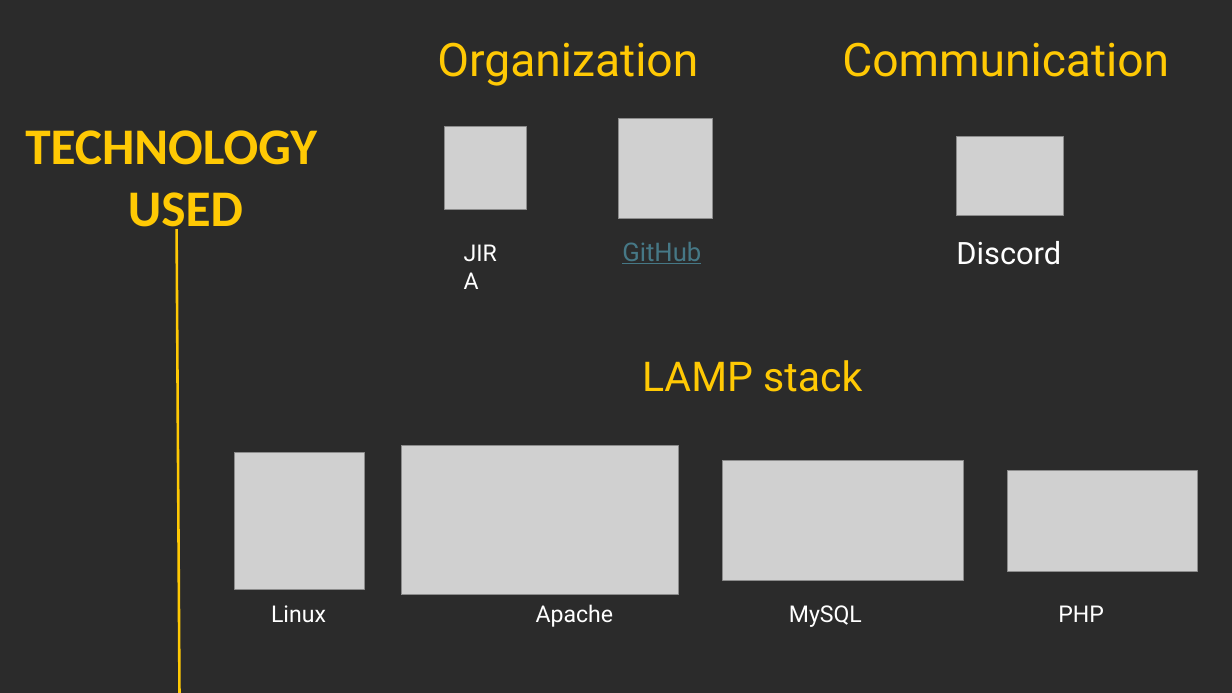
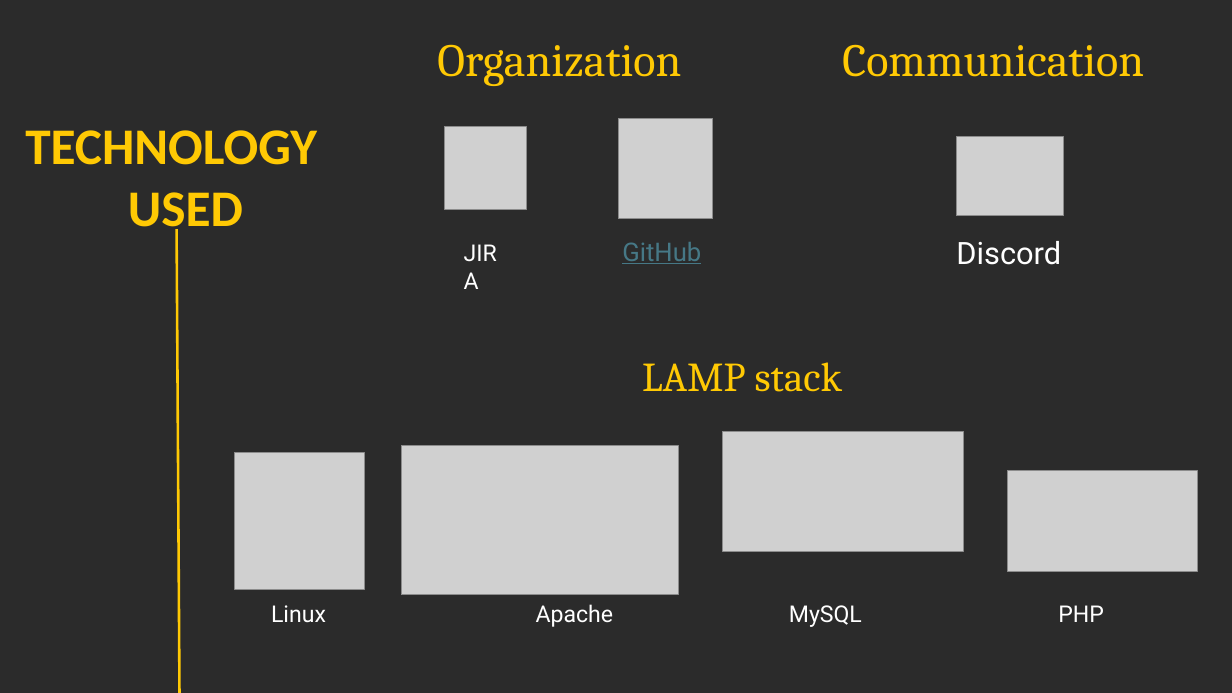
Before and after one commit to BrandalfGray/Processes, a slide deck: slide 3 of Presentation 4.pptx. Drawn at 1232x693 pixels with LibreOffice and Linux fonts; fonts in the diff are those of the drawing; grey boxes stand for pictures; background and template pictures are left out; a plain dark background stands for a picture behind light text. Boxes give left, top, right and bottom in pixels: in the first picture for what was removed or moved away, otherwise in the second. Text is boxed around its words. In the diff, an @@ line names an element or a change of style, - is before the commit and + after.

```diff
--- a/Presentation 4.pptx
+++ b/Presentation 4.pptx
@@ font Roboto to Cambria in 3 elements at [437,44,681,86], [842,44,1144,77], [642,362,843,392] @@
@@ picture: place and size @@
-picture at [723,460,964,579]
+picture at [723,432,964,551]
```
Also in this commit, not shown: 5 other slides changed, 4 slides added.
